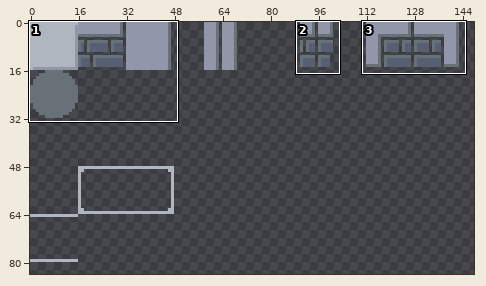
Two states of a sprite sheet, android/assets/TextureSheet.png. Above: a wide view before the commit, with the close-up outlined.
Close-up. First the earlier version:
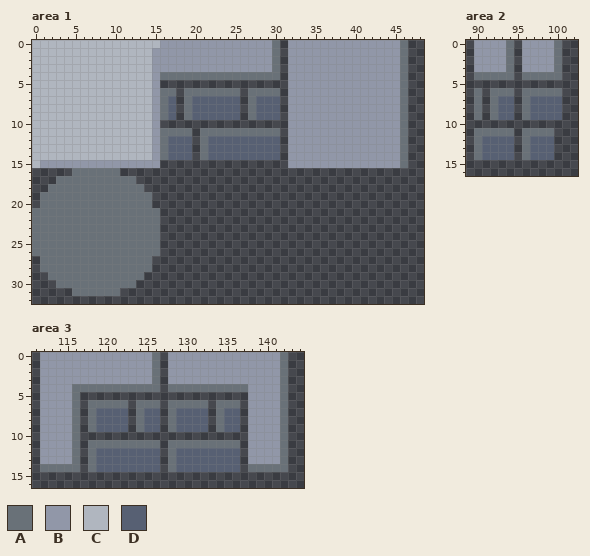
The file is 160x160 pixels. Shown: area 1: x 0..48, y 0..32; area 2: x 89..102, y 0..16; area 3: x 111..144, y 0..16. The wide view leaves out empty margins. The commit also changed other parts of the picture, which this record leaves out.
Palette (. is transparent): A #697178  B #9197a8  C #b0b6bf  D #576073
Pixels before, area 1, first column x 0:
 0 CCCCCCCCCCCCCCCCBBBBBBBBBBBBBBA.BBBBBBBBBBBBBBA
 1 CCCCCCCCCCCCCCCBBBBBBBBBBBBBBBA.BBBBBBBBBBBBBBA
 2 CCCCCCCCCCCCCCCBBBBBBBBBBBBBBBA.BBBBBBBBBBBBBBA
 3 CCCCCCCCCCCCCCCBBBBBBBBBBBBBBBA.BBBBBBBBBBBBBBA
 4 CCCCCCCCCCCCCCCBAAAAAAAAAAAAAAA.BBBBBBBBBBBBBBA
 5 CCCCCCCCCCCCCCCB................BBBBBBBBBBBBBBA
 6 CCCCCCCCCCCCCCCBAA.AAAAAAA.AAAA.BBBBBBBBBBBBBBA
 7 CCCCCCCCCCCCCCCBAD.ADDDDDD.ADDD.BBBBBBBBBBBBBBA
 8 CCCCCCCCCCCCCCCBAD.ADDDDDD.ADDD.BBBBBBBBBBBBBBA
 9 CCCCCCCCCCCCCCCBAD.ADDDDDD.ADDD.BBBBBBBBBBBBBBA
10 CCCCCCCCCCCCCCCB................BBBBBBBBBBBBBBA
11 CCCCCCCCCCCCCCCBAAAA.AAAAAAAAAA.BBBBBBBBBBBBBBA
12 CCCCCCCCCCCCCCCBADDD.ADDDDDDDDD.BBBBBBBBBBBBBBA
13 CCCCCCCCCCCCCCCBADDD.ADDDDDDDDD.BBBBBBBBBBBBBBA
14 CCCCCCCCCCCCCCCBADDD.ADDDDDDDDD.BBBBBBBBBBBBBBA
15 CBBBBBBBBBBBBBBB................BBBBBBBBBBBBBBA
16 .....AAAAAA....................................
17 ...AAAAAAAAAA..................................
18 ..AAAAAAAAAAAA.................................
19 .AAAAAAAAAAAAAA................................
20 .AAAAAAAAAAAAAA................................
21 AAAAAAAAAAAAAAAA...............................
22 AAAAAAAAAAAAAAAA...............................
23 AAAAAAAAAAAAAAAA...............................
24 AAAAAAAAAAAAAAAA...............................
25 AAAAAAAAAAAAAAAA...............................
26 AAAAAAAAAAAAAAAA...............................
27 .AAAAAAAAAAAAAA................................
28 .AAAAAAAAAAAAAA................................
29 ..AAAAAAAAAAAA.................................
30 ...AAAAAAAAAA..................................
31 .....AAAAAA....................................
Pixels before, area 2, first column x 90:
 0 BBBBA.BBBBA
 1 BBBBA.BBBBA
 2 BBBBA.BBBBA
 3 BBBBA.BBBBA
 4 AAAAA.AAAAA
 5 ...........
 6 A.AAA.AAAAA
 7 A.ADD.ADDDD
 8 A.ADD.ADDDD
 9 A.ADD.ADDDD
10 ...........
11 AAAAA.AAAA.
12 ADDDD.ADDD.
13 ADDDD.ADDD.
14 ADDDD.ADDD.
Pixels before, area 3, first column x 112:
 0 BBBBBBBBBBBBBBA.BBBBBBBBBBBBBBA
 1 BBBBBBBBBBBBBBA.BBBBBBBBBBBBBBA
 2 BBBBBBBBBBBBBBA.BBBBBBBBBBBBBBA
 3 BBBBBBBBBBBBBBA.BBBBBBBBBBBBBBA
 4 BBBBAAAAAAAAAAA.AAAAAAAAAABBBBA
 5 BBBBA.....................BBBBA
 6 BBBBA.AAAAA.AAA.AAAAA.AAA.BBBBA
 7 BBBBA.ADDDD.ADD.ADDDD.ADD.BBBBA
 8 BBBBA.ADDDD.ADD.ADDDD.ADD.BBBBA
 9 BBBBA.ADDDD.ADD.ADDDD.ADD.BBBBA
10 BBBBA.....................BBBBA
11 BBBBA.AAAAAAAAA.AAAAAAAAA.BBBBA
12 BBBBA.ADDDDDDDD.ADDDDDDDD.BBBBA
13 BBBBA.ADDDDDDDD.ADDDDDDDD.BBBBA
14 AAAAA.ADDDDDDDD.ADDDDDDDD.AAAAA
The same view after the edit:
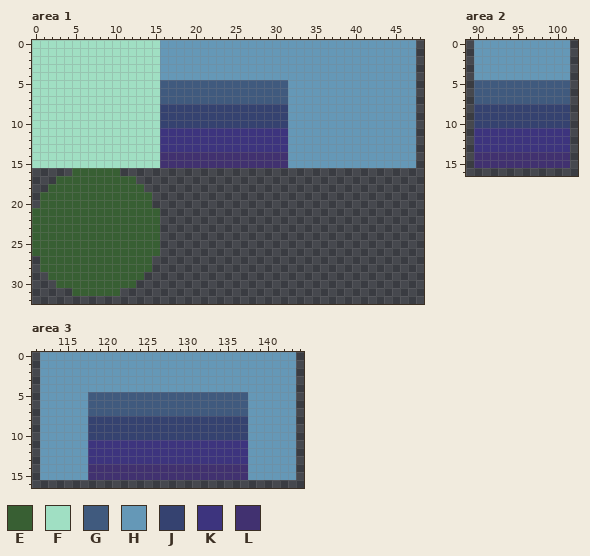
Colours new in this view: E #385f33  F #a0dfc3  G #405a7e  H #6598b7  J #354270  K #3d347e  L #413170
Changes in this commit:
Changed rows in their new state; - is an unchanged pixel.
Area 1:
first column x 0:
 0 FFFFFFFFFFFFFFFFHHHHHHHHHHHHHHHHHHHHHHHHHHHHHHHH
 1 FFFFFFFFFFFFFFFFHHHHHHHHHHHHHHHHHHHHHHHHHHHHHHHH
 2 FFFFFFFFFFFFFFFFHHHHHHHHHHHHHHHHHHHHHHHHHHHHHHHH
 3 FFFFFFFFFFFFFFFFHHHHHHHHHHHHHHHHHHHHHHHHHHHHHHHH
 4 FFFFFFFFFFFFFFFFHHHHHHHHHHHHHHHHHHHHHHHHHHHHHHHH
 5 FFFFFFFFFFFFFFFFGGGGGGGGGGGGGGGGHHHHHHHHHHHHHHHH
 6 FFFFFFFFFFFFFFFFGGGGGGGGGGGGGGGGHHHHHHHHHHHHHHHH
 7 FFFFFFFFFFFFFFFFGGGGGGGGGGGGGGGGHHHHHHHHHHHHHHHH
 8 FFFFFFFFFFFFFFFFJJJJJJJJJJJJJJJJHHHHHHHHHHHHHHHH
 9 FFFFFFFFFFFFFFFFJJJJJJJJJJJJJJJJHHHHHHHHHHHHHHHH
10 FFFFFFFFFFFFFFFFJJJJJJJJJJJJJJJJHHHHHHHHHHHHHHHH
11 FFFFFFFFFFFFFFFFKKKKKKKKKKKKKKKKHHHHHHHHHHHHHHHH
12 FFFFFFFFFFFFFFFFKKKKKKKKKKKKKKKKHHHHHHHHHHHHHHHH
13 FFFFFFFFFFFFFFFFKKKKKKKKKKKKKKKKHHHHHHHHHHHHHHHH
14 FFFFFFFFFFFFFFFFLLLLLLLLLLLLLLLLHHHHHHHHHHHHHHHH
15 FFFFFFFFFFFFFFFFLLLLLLLLLLLLLLLLHHHHHHHHHHHHHHHH
16 -----EEEEEE-------------------------------------
17 ---EEEEEEEEEE-----------------------------------
18 --EEEEEEEEEEEE----------------------------------
19 -EEEEEEEEEEEEEE---------------------------------
20 -EEEEEEEEEEEEEE---------------------------------
21 EEEEEEEEEEEEEEEE--------------------------------
22 EEEEEEEEEEEEEEEE--------------------------------
23 EEEEEEEEEEEEEEEE--------------------------------
24 EEEEEEEEEEEEEEEE--------------------------------
25 EEEEEEEEEEEEEEEE--------------------------------
26 EEEEEEEEEEEEEEEE--------------------------------
27 -EEEEEEEEEEEEEE---------------------------------
28 -EEEEEEEEEEEEEE---------------------------------
29 --EEEEEEEEEEEE----------------------------------
30 ---EEEEEEEEEE-----------------------------------
31 -----EEEEEE-------------------------------------
Area 2:
first column x 90:
 0 HHHHHHHHHHHH
 1 HHHHHHHHHHHH
 2 HHHHHHHHHHHH
 3 HHHHHHHHHHHH
 4 HHHHHHHHHHHH
 5 GGGGGGGGGGGG
 6 GGGGGGGGGGGG
 7 GGGGGGGGGGGG
 8 JJJJJJJJJJJJ
 9 JJJJJJJJJJJJ
10 JJJJJJJJJJJJ
11 KKKKKKKKKKKK
12 KKKKKKKKKKKK
13 KKKKKKKKKKKK
14 LLLLLLLLLLLL
15 LLLLLLLLLLLL
Area 3:
first column x 112:
 0 HHHHHHHHHHHHHHHHHHHHHHHHHHHHHHHH
 1 HHHHHHHHHHHHHHHHHHHHHHHHHHHHHHHH
 2 HHHHHHHHHHHHHHHHHHHHHHHHHHHHHHHH
 3 HHHHHHHHHHHHHHHHHHHHHHHHHHHHHHHH
 4 HHHHHHHHHHHHHHHHHHHHHHHHHHHHHHHH
 5 HHHHHHGGGGGGGGGGGGGGGGGGGGHHHHHH
 6 HHHHHHGGGGGGGGGGGGGGGGGGGGHHHHHH
 7 HHHHHHGGGGGGGGGGGGGGGGGGGGHHHHHH
 8 HHHHHHJJJJJJJJJJJJJJJJJJJJHHHHHH
 9 HHHHHHJJJJJJJJJJJJJJJJJJJJHHHHHH
10 HHHHHHJJJJJJJJJJJJJJJJJJJJHHHHHH
11 HHHHHHKKKKKKKKKKKKKKKKKKKKHHHHHH
12 HHHHHHKKKKKKKKKKKKKKKKKKKKHHHHHH
13 HHHHHHKKKKKKKKKKKKKKKKKKKKHHHHHH
14 HHHHHHLLLLLLLLLLLLLLLLLLLLHHHHHH
15 HHHHHHLLLLLLLLLLLLLLLLLLLLHHHHHH
Pixel boxes of the changes (left, top, right, bottom) in both close-ups:
changed: (32, 40, 416, 296)
changed: (474, 40, 570, 168)
changed: (40, 352, 296, 480)
